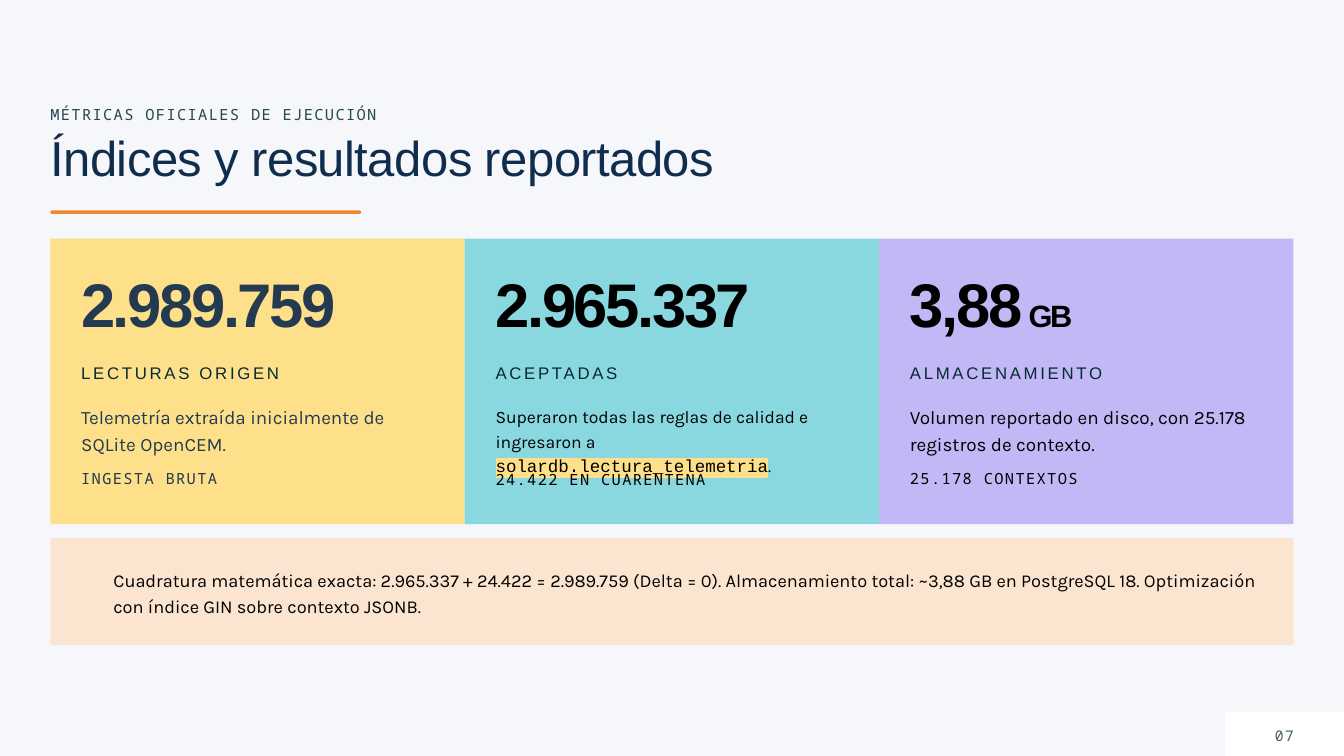
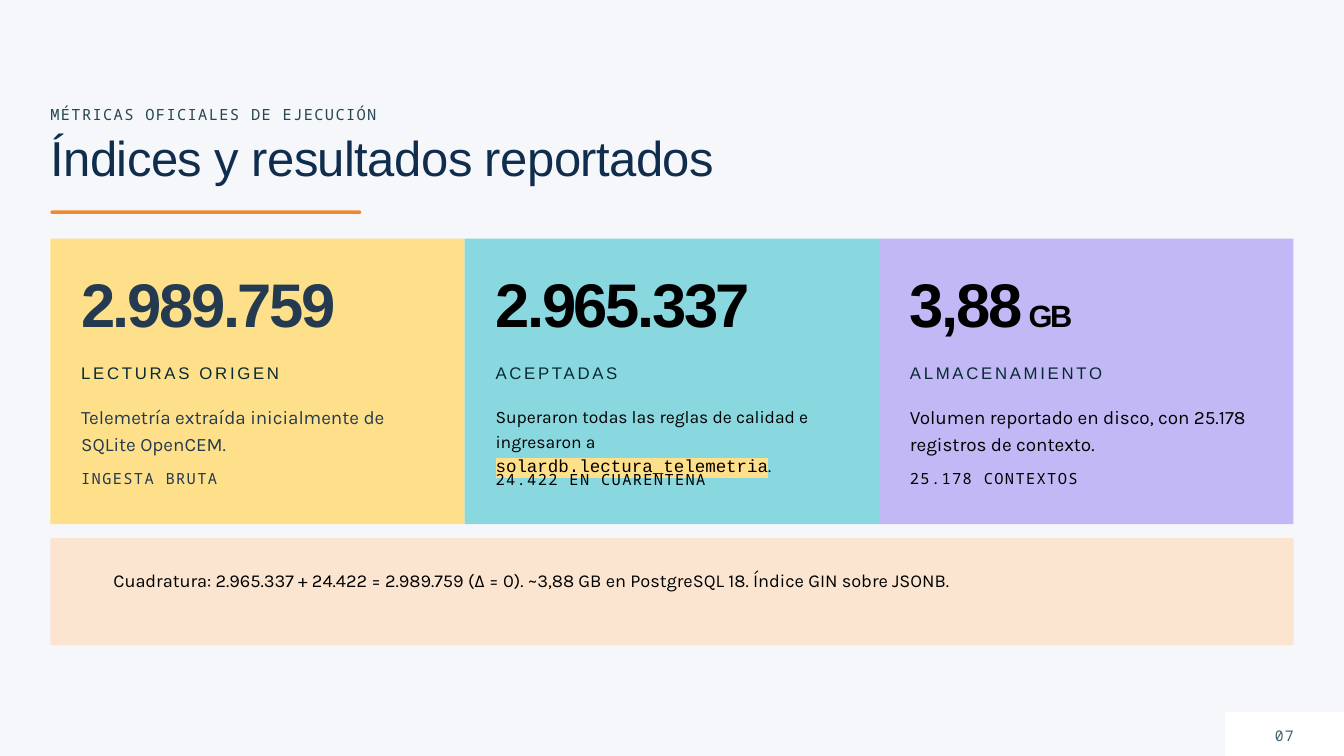
Before and after one commit to desarrollosebas/Trabajofinal, a slide deck: slide 7 of presentacion/SolarDB_Final_Unificada.pptx. Drawn at 1344x756 pixels with LibreOffice and Linux fonts; fonts in the diff are those of the drawing; background and template pictures are left out. Boxes give left, top, right and bottom in pixels: in the first picture for what was removed or moved away, otherwise in the second. Text is boxed around its words. In the diff, an @@ line names an element or a change of style, - is before the commit and + after.

```diff
--- a/presentacion/SolarDB_Final_Unificada.pptx
+++ b/presentacion/SolarDB_Final_Unificada.pptx
@@ text at box(113, 571, 949, 592): text changed @@
-Cuadratura matemática exacta: 2.965.337 + 24.422 = 2.989.759 (Delta = 0). Almacenamiento total: ~3,88 GB en PostgreSQL 18. Optimización con índice GIN sobre contexto JSONB.
+Cuadratura: 2.965.337 + 24.422 = 2.989.759 (Δ = 0). ~3,88 GB en PostgreSQL 18. Índice GIN sobre JSONB.
```
Also in this commit, not shown: 4 other slides changed, 1 other file.
